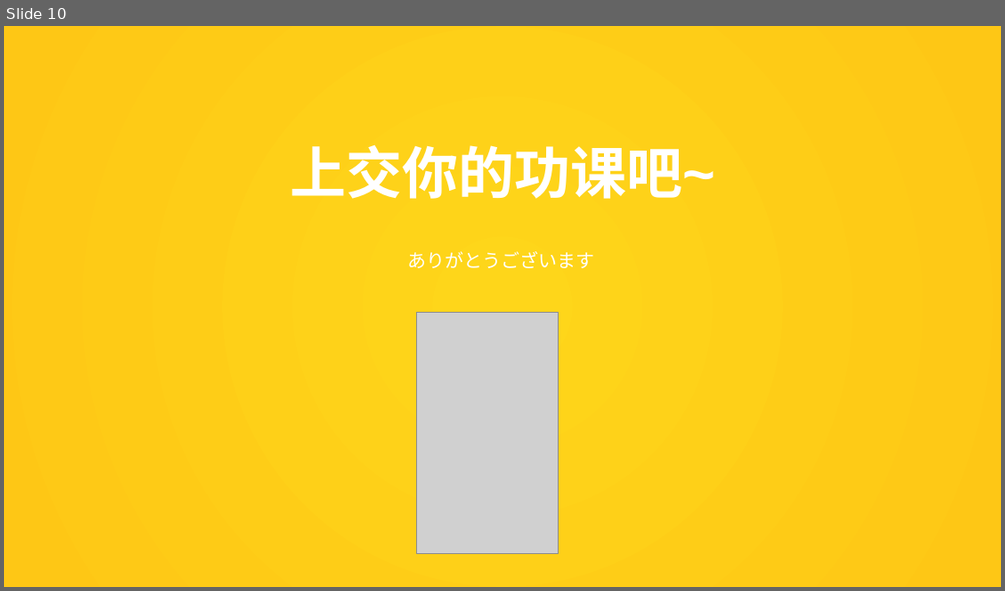
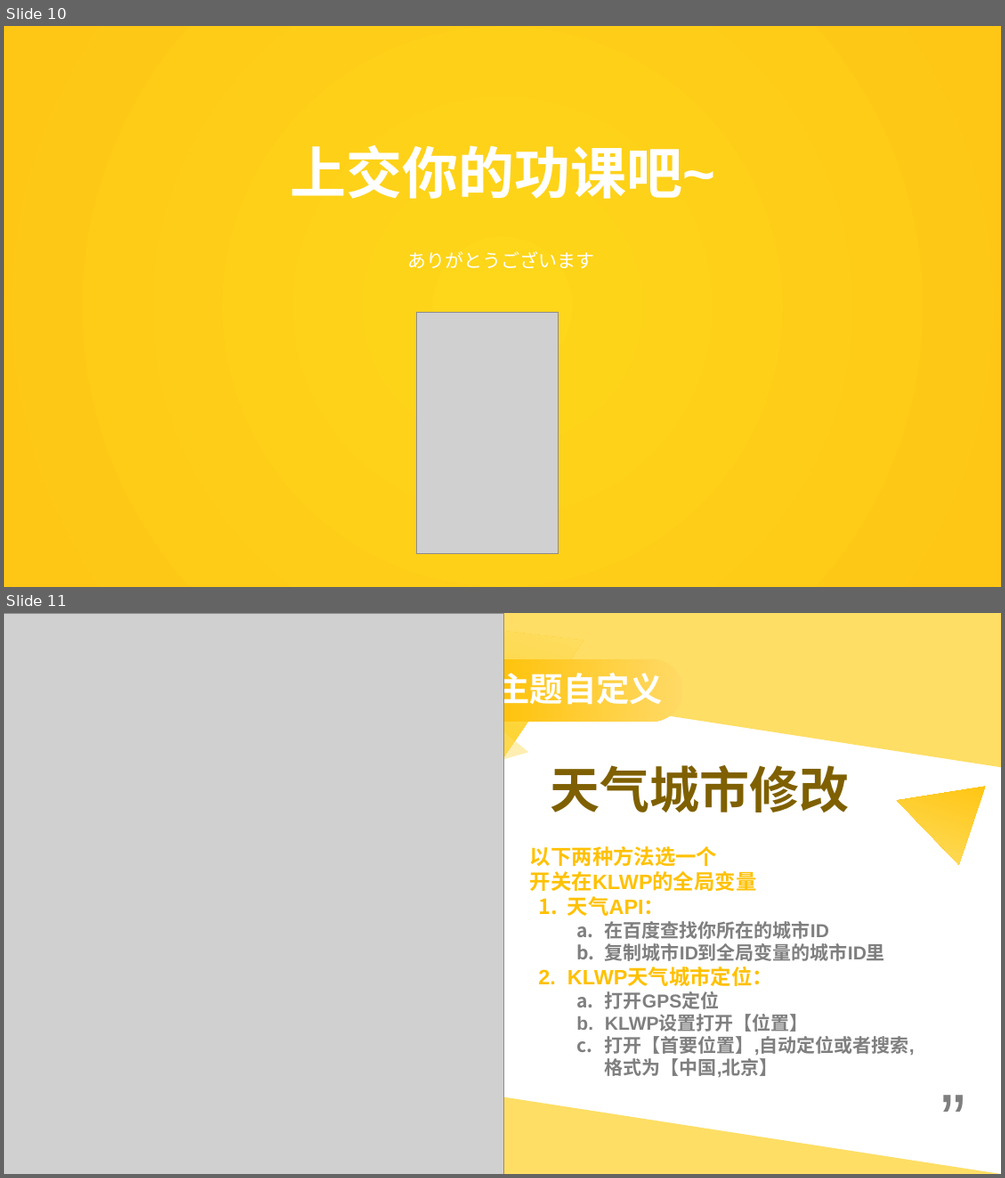
Before and after one commit to MoRan1412/WebSite, a slide deck: tutorials/klwp.pptx. Shown one above the other, each under a label of ours: slide 10 before the commit, slides 10 and 11 after it. The pictures are 1005x591 and 1005x1178 pixels, drawn with LibreOffice and Linux fonts; fonts in the diff are those of the drawing; grey boxes stand for pictures. Boxes give left, top, right and bottom in pixels: in the first picture for what was removed or moved away, otherwise in the second. Text is boxed around its words. In the diff, an @@ line names an element or a change of style, - is before the commit and + after.

```diff
--- a/tutorials/klwp.pptx
+++ b/tutorials/klwp.pptx
@@ slide 11 added at <box>4,613,1001,1174</box>, background #FFFFFF @@
@@ right triangle added at <box>4,613,1001,767</box>, fill #FEDE64 @@
@@ picture added at <box>4,613,503,1174</box> @@
@@ triangle added at <box>401,621,583,798</box>, fill gradient #FECE16 to #FEDE64 @@
@@ line added from (526, 652) to (324, 1167), #7F7F7F 0.75 pt dashed @@
@@ triangle added at <box>386,659,542,819</box>, fill #FEDE64 at 50% opacity @@
@@ rounded rectangle added at <box>429,659,683,722</box>, fill gradient #FFD966 to #FFC000 @@
@@ text added at <box>497,668,663,711</box>, 32 pt, text #FFFFFF, bold @@
+主题自定义
@@ text added at <box>550,765,850,812</box>, 48 pt, text #7F6000, bold @@
+天气城市修改
@@ triangle added at <box>884,761,986,865</box>, fill gradient #FFC000 to #FEDE64 @@
@@ text added at <box>468,822,523,881</box>, 72 pt, text #7F7F7F @@
+“
@@ text added at <box>530,846,914,1077</box>, 18 pt, text #7F7F7F, bold @@
+以下两种方法选一个
+开关在KLWP的全局变量
+1. 天气API：
+  a. 在百度查找你所在的城市ID
+  b. 复制城市ID到全局变量的城市ID里
+2. KLWP天气城市定位：
+  a. 打开GPS定位
+  b. KLWP设置打开【位置】
+  c. 打开【首要位置】,自动定位或者搜索,格式为【中国,北京】
@@ right triangle added at <box>4,1020,1001,1174</box>, fill #FEDE64 @@
@@ text added at <box>934,1068,989,1126</box>, 72 pt, text #7F7F7F @@
+”
```
Also in this commit, not shown: 2 slides changed, 1 other slide added, 2 other files.
